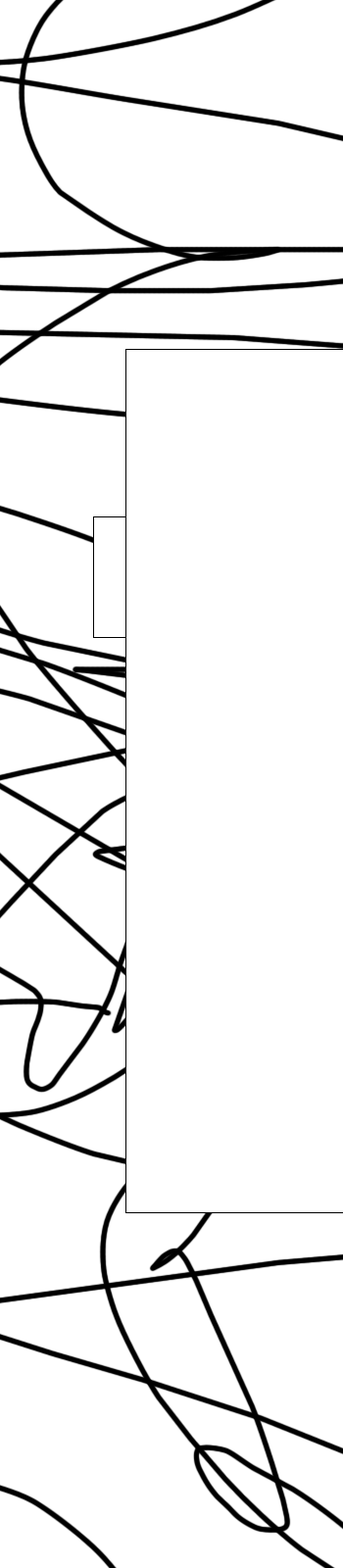
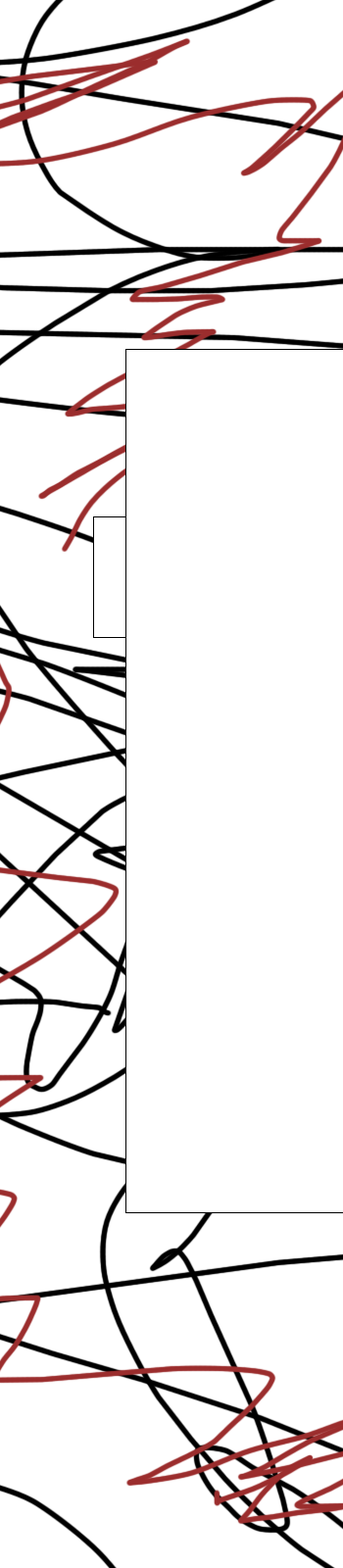
The second w=343, h=1568 image is a revision of the first. Changes to its layers:
painted on "Background" over [0, 37, 343, 1525]
